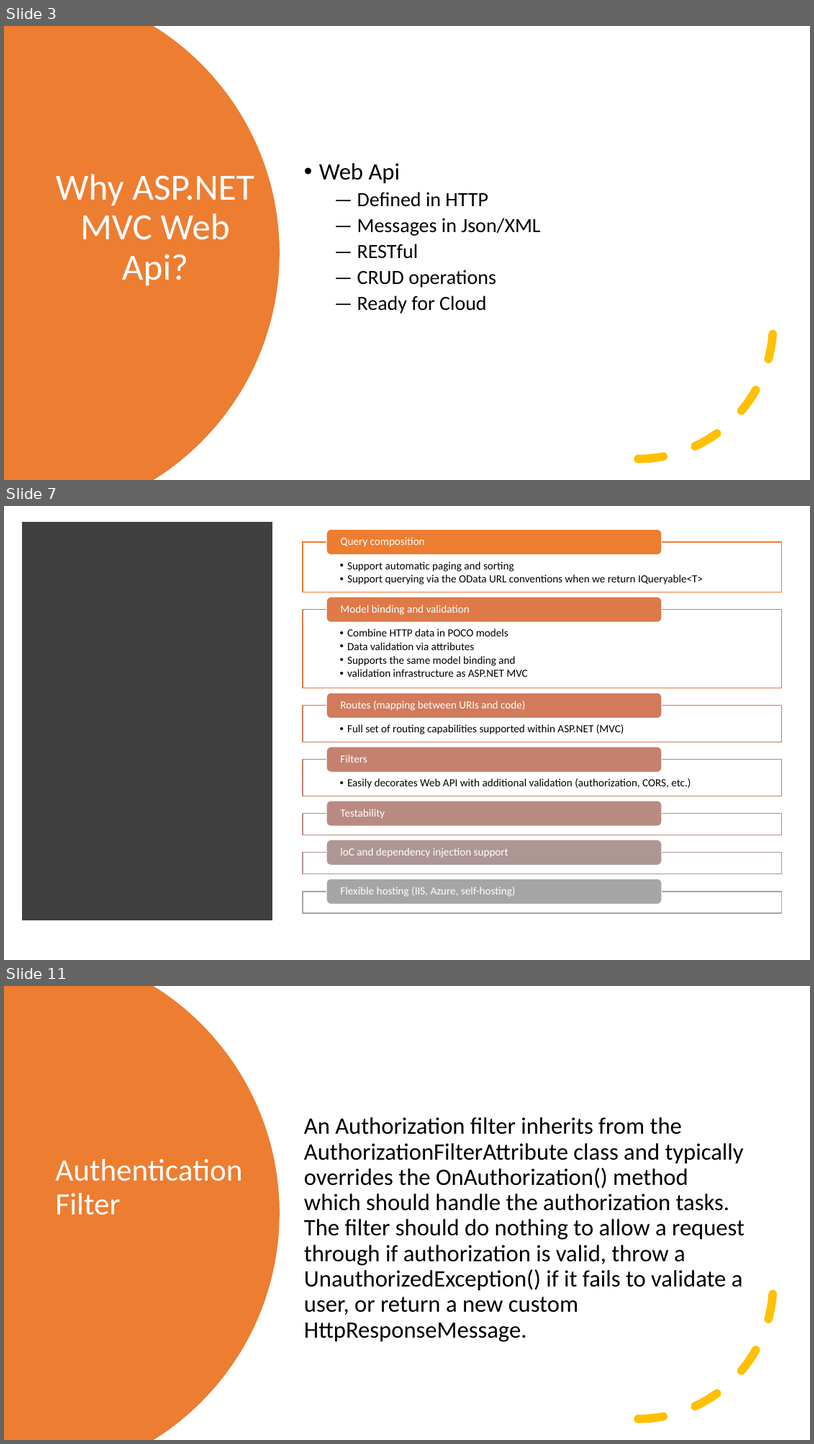
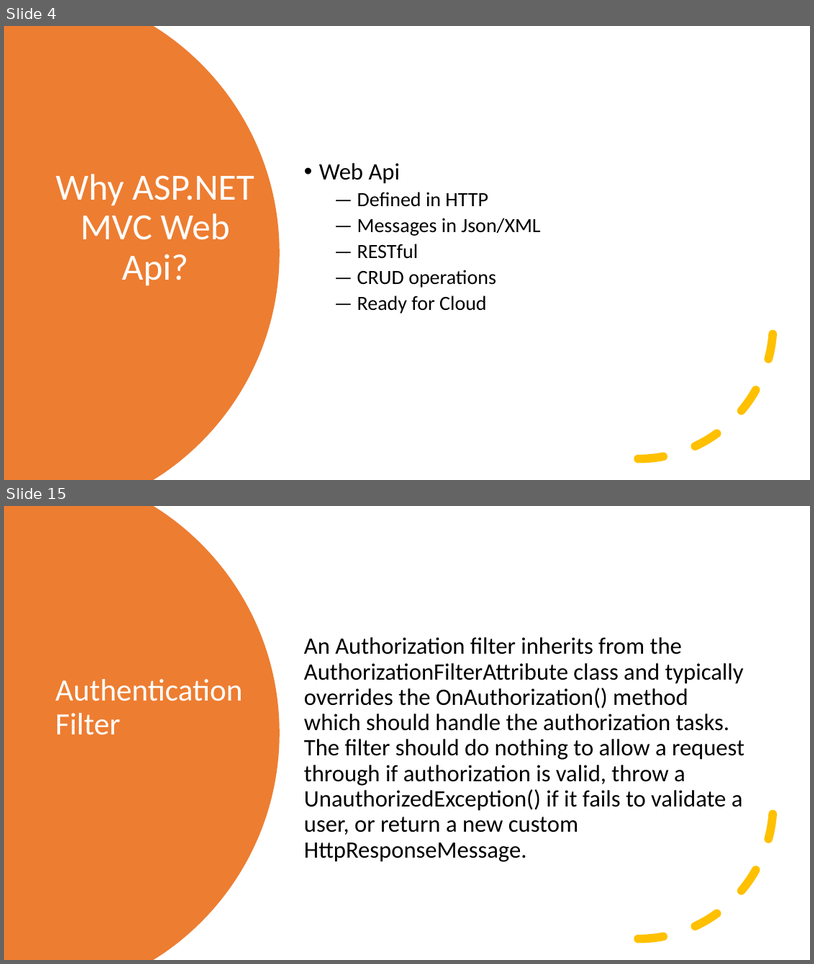
Before and after one commit to byteridge/GarageInternship2020, a slide deck: WebApi/WEB API 2.0 (1).pptx. Shown one above the other, each under a label of ours: slides 3, 7 and 11 before the commit, slides 4 and 15 after it; the slides between them are not shown. The pictures are 814x1444 and 814x964 pixels, drawn with LibreOffice and Linux fonts; fonts in the diff are those of the drawing. Boxes give left, top, right and bottom in pixels: in the first picture for what was removed or moved away, otherwise in the second. Text is boxed around its words. In the diff, an @@ line names an element or a change of style, - is before the commit and + after.

```diff
--- a/WebApi/WEB API 2.0 (1).pptx
+++ b/WebApi/WEB API 2.0 (1).pptx
@@ slide 7 removed at box(4, 506, 810, 960), background #FFFFFF @@
@@ rectangle removed at box(26, 526, 268, 916) @@
@@ group removed at box(303, 530, 782, 913): 11 texts, 7 rectangles, 7 rounded rectangles @@
-  • Support automatic paging and sorting
-  • Support querying via the OData URL conventions when we return IQueryable<T>
-Query composition
-  • Combine HTTP data in POCO models
-  • Data validation via attributes
-  • Supports the same model binding and
-  • validation infrastructure as ASP.NET MVC
-Model binding and validation
-  • Full set of routing capabilities supported within ASP.NET (MVC)
-Routes (mapping between URIs and code)
-  • Easily decorates Web API with additional validation (authorization, CORS, etc.)
-Filters
-Testability
-loC and dependency injection support
-Flexible hosting (IIS, Azure, self-hosting)
@@ what was slide 3 is now slide 4 @@
@@ what was slide 11 is now slide 15 @@
```
Also in this commit, not shown: 8 slides changed, 2 slides added, 3 other slides removed.
